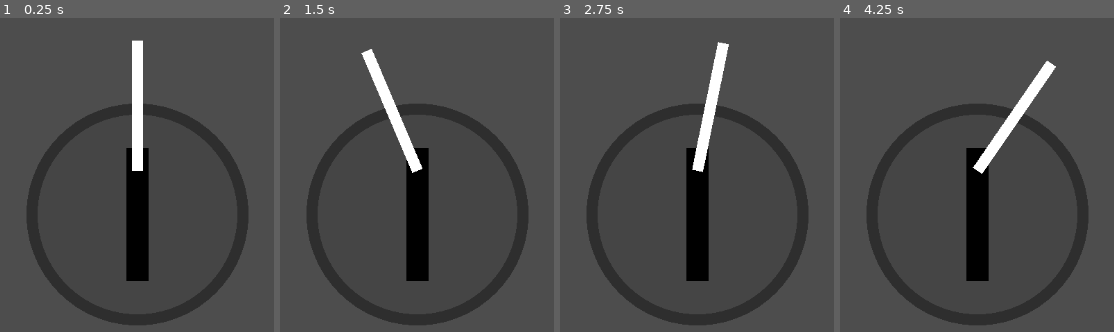
Above: before the commit, frames 1-4 (left to right).
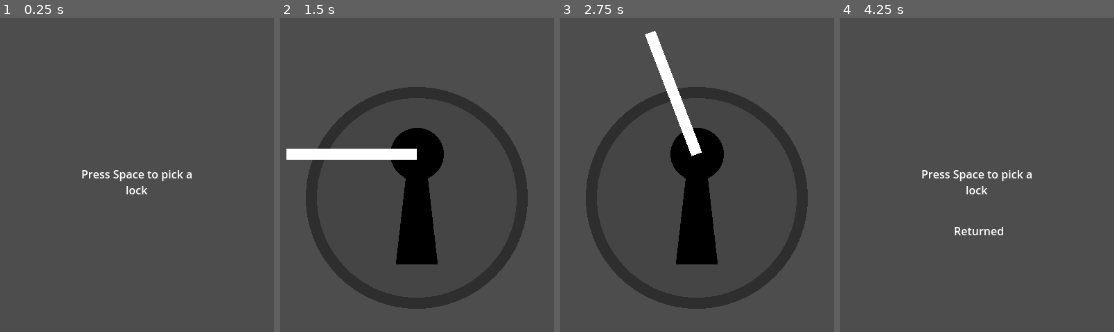
Above: after the commit, the same moments.

Repository: CuboidCorp/lockpicking-godot
Game: Godot game, scene res://Scenes/game.tscn
The game is run twice, just before and just after one commit, with the same random seed, the same clock (stepped at 60 frames per second) and the same inputs. Before the commit the project starts from res://Scenes/lockpicking.tscn.
Inputs (mouse positions are in pixels of both pictures, inside the frame that each line leads up to):
- Up to frame 1 (0.25 s): no input
- Up to frame 2 (1.5 s): tap Space (Start, bound only after the commit) at 0.5, 0.8, 1.25, 1.35 s; move the mouse to (outside the picture) at 0.52 s; hold Q (Unlock) 0.53-1.28 s; move the mouse to (outside the picture) at 1.27 s
- Up to frame 3 (2.75 s): tap Q (Unlock) at 1.55 s; tap Space (Start, bound only after the commit) at 2, 2.3 s; move the mouse to (776, 115) at 2.02 s; hold G (Generate) from 2.03 s (still down)
- Up to frame 4 (4.25 s): tap Space (Start, bound only after the commit) at 2.75, 3.5, 3.6 s; move the mouse to (938, 303) at 2.77 s; release G (Generate) at 2.78 s; tap Q (Unlock) at 2.85 s; move the mouse to (outside the picture) at 3.52 s; tap Escape (Return, bound only after the commit) at 4.15 s

The runs differ from the first frame. In frame 1, 14% of the frame differs, in the area x 9-91%, y 7-98%; in frame 2, 13%; in frame 3, 13%; in frame 4, 14%, in the area x 9-91%, y 13-98%.

Commit message:
Change lock, added game and unlocking
Changed the image for the lock, added the possibility to unlock the lock and a small game scene before

Diff:
--- /dev/null
+++ b/Scenes/game.tscn
@@ -0,0 +1,24 @@
+[gd_scene load_steps=2 format=3 uid="uid://c4wjius6hwsk3"]
+
+[ext_resource type="Script" path="res://Scenes/gameController.gd" id="1_berk3"]
+
+[node name="Game" type="Node2D" node_paths=PackedStringArray("status_text")]
+script = ExtResource("1_berk3")
+status_text = NodePath("Status")
+
+[node name="Camera2D" type="Camera2D" parent="."]
+
+[node name="Status" type="RichTextLabel" parent="."]
+offset_left = -91.0
+offset_top = 12.0
+offset_right = 97.0
+offset_bottom = 36.0
+bbcode_enabled = true
+
+[node name="RichTextLabel" type="RichTextLabel" parent="."]
+offset_left = -91.0
+offset_top = -70.0
+offset_right = 90.0
+offset_bottom = -15.0
+bbcode_enabled = true
+text = "[center]Press Space to pick a lock[/center]"
--- /dev/null
+++ b/Scenes/gameController.gd
@@ -0,0 +1,33 @@
+extends Node2D
+
+var lockpickScene = preload("res://Scenes/lockpicking_minigame.tscn")
+var lockpick_instance : Node
+
+@export var status_text : RichTextLabel
+
+var is_lockpicking : bool = false
+
+# Called when the node enters the scene tree for the first time.
+func _ready():
+	pass # Replace with function body.
+
+
+# Called every frame. 'delta' is the elapsed time since the previous frame.
+func _process(delta):
+	if Input.is_action_just_pressed("Start") and is_lockpicking == false :
+		is_lockpicking = true
+		lockpick_instance = lockpickScene.instantiate()
+		lockpick_instance.set_offset(Vector2(575,300))
+		lockpick_instance.get_node("Lock").lock_opened.connect(_on_lockpick_successful)
+		add_child(lockpick_instance)
+	if Input.is_action_just_pressed("Return") and is_lockpicking:
+		is_lockpicking = false
+		lockpick_instance.queue_free()
+		status_text.set_text("[center]Returned[/center]")
+	pass
+
+func _on_lockpick_successful():
+	is_lockpicking = false
+	lockpick_instance.queue_free()
+	status_text.set_text("[center]Success[/center]")
+	pass
--- a/Scenes/lockpicking.tscn
+++ /dev/null
@@ -1,26 +0,0 @@
-[gd_scene load_steps=6 format=3 uid="uid://xyb33rqiyl2c"]
-
-[ext_resource type="Texture2D" uid="uid://bjkfvwm7ogbr3" path="res://images/outline.png" id="1_60aqa"]
-[ext_resource type="Texture2D" uid="uid://da1glmwm03ltl" path="res://images/lock.png" id="2_ax3sh"]
-[ext_resource type="Script" path="res://Scripts/Lock.gd" id="3_fopsp"]
-[ext_resource type="Texture2D" uid="uid://mit2uajqoyyl" path="res://images/bobbypin.png" id="3_qo8u5"]
-[ext_resource type="Script" path="res://Scripts/BobbyPin.gd" id="5_cyqxp"]
-
-[node name="Node2D" type="Node2D"]
-
-[node name="Camera2D" type="Camera2D" parent="."]
-
-[node name="Outline" type="Sprite2D" parent="."]
-texture = ExtResource("1_60aqa")
-
-[node name="Lock" type="Sprite2D" parent="."]
-texture = ExtResource("2_ax3sh")
-script = ExtResource("3_fopsp")
-
-[node name="BobbyPin" type="Sprite2D" parent="Lock" node_paths=PackedStringArray("lock")]
-position = Vector2(0, -63)
-texture = ExtResource("3_qo8u5")
-centered = false
-offset = Vector2(-8, -188)
-script = ExtResource("5_cyqxp")
-lock = NodePath("..")
--- /dev/null
+++ b/Scenes/lockpicking_minigame.tscn
@@ -0,0 +1,24 @@
+[gd_scene load_steps=6 format=3 uid="uid://d2ip2m24j5w0r"]
+
+[ext_resource type="Texture2D" uid="uid://bjkfvwm7ogbr3" path="res://images/outline.png" id="1_hqqcb"]
+[ext_resource type="Texture2D" uid="uid://d212dxfwwwldo" path="res://images/lock.png" id="2_ejupe"]
+[ext_resource type="Script" path="res://Scripts/Lock.gd" id="3_xmb6q"]
+[ext_resource type="Texture2D" uid="uid://mit2uajqoyyl" path="res://images/bobbypin.png" id="4_t3i51"]
+[ext_resource type="Script" path="res://Scripts/BobbyPin.gd" id="5_s0k4j"]
+
+[node name="LockpickingMinigame" type="CanvasLayer"]
+
+[node name="Outline" type="Sprite2D" parent="."]
+texture = ExtResource("1_hqqcb")
+
+[node name="Lock" type="Sprite2D" parent="."]
+texture = ExtResource("2_ejupe")
+script = ExtResource("3_xmb6q")
+
+[node name="BobbyPin" type="Sprite2D" parent="Lock" node_paths=PackedStringArray("lock")]
+position = Vector2(0, -63)
+texture = ExtResource("4_t3i51")
+centered = false
+offset = Vector2(-8, -188)
+script = ExtResource("5_s0k4j")
+lock = NodePath("..")
--- a/Scripts/BobbyPin.gd
+++ b/Scripts/BobbyPin.gd
@@ -1,14 +1,14 @@
 extends Sprite2D
 
 @export var lock : Node
-@export var rotation_speed: float = 0.1
-@export var max_health:int = 100
+@export var rotation_speed: float = 0.2
+@export var max_health: int = 100
 
-
-var rotation_limit_left : int
-var rotation_limit_right : int
+var rotation_limit_left: int
+var rotation_limit_right: int
 var previous_mouse_x: float = 0.0
-var current_health:int
+var current_health: int
+var is_unlocking: bool = false
 
 # Called when the node enters the scene tree for the first time.
 func _ready():
@@ -16,23 +16,25 @@
 	previous_mouse_x = get_viewport().get_mouse_position().x
 	rotation_limit_left = lock.BOBBY_ROTATION_ZONE / -2
 	rotation_limit_right = lock.BOBBY_ROTATION_ZONE / 2
-	pass
 
 
 # Called every frame. 'delta' is the elapsed time since the previous frame.
-func _process(_delta):
+func _process(delta):
 	if Input.is_action_pressed("Debug"):
 		lock.show_debug()
 	if Input.is_action_pressed("Generate"):
 		lock.generate(1)
+
+	# Handle unlock action
 	if Input.is_action_pressed("Unlock"):
 		try_unlock()
-	handle_mouse_mouvement()
+	else:
+		lock.rotation_speed = -lock.lock_rot_speed
 
+	# Handle rotation through mouse movement
+	handle_mouse_movement()
 
-	pass
-
-func handle_mouse_mouvement():
+func handle_mouse_movement():
 	var current_mouse_x = get_viewport().get_mouse_position().x
 	var mouse_delta = current_mouse_x - previous_mouse_x
 
@@ -40,20 +42,20 @@
 		rotation_degrees = clamp(rotation_degrees + mouse_delta * rotation_speed, rotation_limit_left, rotation_limit_right)
 
 	previous_mouse_x = current_mouse_x
-	pass
+
+func damage():
+	current_health -=1
+	if (current_health <=0):
+		print("Death")
 
 func try_unlock():
-	print("Try unlock")
-	print("Angle : "+str(rotation_degrees))
-
-	#Check if current angle is withing the correctness zone
-	if(rotation_degrees > lock.correct_angle - lock.correctness_zone / 2 and rotation_degrees < lock.correct_angle + lock.correctness_zone / 2):
-		print("Success")
-	elif (rotation_degrees > lock.correct_angle - lock.hint_zone / 2 and rotation_degrees < lock.correct_angle + lock.hint_zone / 2) :
-		print("Almost")
-	else :
-		print("Fail")
-		current_health -=1
-		if(current_health <0):
-			print("BREAK")
-	pass
+	# Check if the current angle is within the correct angle zone
+	if rotation_degrees > lock.correct_angle - lock.correctness_zone / 2 and rotation_degrees < lock.correct_angle + lock.correctness_zone / 2:
+		lock.rotation_speed = lock.lock_rot_speed
+		lock.max_rot_angle = lock.BOBBY_ROTATION_ZONE / 2
+	elif rotation_degrees > lock.correct_angle - lock.hint_zone / 2 and rotation_degrees < lock.correct_angle + lock.hint_zone / 2:
+		lock.rotation_speed = lock.lock_rot_speed
+		lock.max_rot_angle = lock.BOBBY_ROTATION_ZONE / 2 /2
+	else:
+		lock.rotation_speed = -lock.lock_rot_speed
+		lock.max_rot_angle = 0
--- a/Scripts/Lock.gd
+++ b/Scripts/Lock.gd
@@ -8,6 +8,14 @@
 
 @export
 var HINT_DIFFICULTY_SCALING : int = 30
+
+@export var rotation_speed: float = -20
+
+signal lock_opened
+
+var max_rot_angle : int = 0
+var lock_rot_speed : int = 20
+
 
 var correct_angle : int
 var correctness_zone : int
@@ -44,5 +52,12 @@
 		draw_arc(get_child(0).position, 220, deg_to_rad(-90 + -BOBBY_ROTATION_ZONE / 2), deg_to_rad(-90 + BOBBY_ROTATION_ZONE/2), 24, Color(1, 1, 1),2)
 
 # Called every frame. 'delta' is the elapsed time since the previous frame.
-func _process(_delta):
+func _process(delta):
+	rotation_degrees = clamp(rotation_degrees + rotation_speed * delta,0,max_rot_angle)
+	if rotation_degrees >=  max_rot_angle && rotation_speed > 0 :
+		if max_rot_angle == BOBBY_ROTATION_ZONE /2 :
+			lock_opened.emit()
+		else :
+			get_child(0).damage()
+
 	pass
--- a/project.godot
+++ b/project.godot
@@ -11,7 +11,7 @@
 [application]
 
 config/name="Lockpicking"
-run/main_scene="res://Scenes/lockpicking.tscn"
+run/main_scene="res://Scenes/game.tscn"
 config/features=PackedStringArray("4.2", "Mobile")
 config/icon="res://icon.svg"
 
@@ -32,6 +32,16 @@
 "events": [Object(InputEventKey,"resource_local_to_scene":false,"resource_name":"","device":-1,"window_id":0,"alt_pressed":false,"shift_pressed":false,"ctrl_pressed":false,"meta_pressed":false,"pressed":false,"keycode":0,"physical_keycode":81,"key_label":0,"unicode":97,"echo":false,"script":null)
 ]
 }
+Start={
+"deadzone": 0.5,
+"events": [Object(InputEventKey,"resource_local_to_scene":false,"resource_name":"","device":-1,"window_id":0,"alt_pressed":false,"shift_pressed":false,"ctrl_pressed":false,"meta_pressed":false,"pressed":false,"keycode":0,"physical_keycode":32,"key_label":0,"unicode":32,"echo":false,"script":null)
+]
+}
+Return={
+"deadzone": 0.5,
+"events": [Object(InputEventKey,"resource_local_to_scene":false,"resource_name":"","device":-1,"window_id":0,"alt_pressed":false,"shift_pressed":false,"ctrl_pressed":false,"meta_pressed":false,"pressed":false,"keycode":0,"physical_keycode":4194305,"key_label":0,"unicode":0,"echo":false,"script":null)
+]
+}
 
 [rendering]
 
Binary file changed: images/lock.png
Not shown, changed: images/lock.png.import
